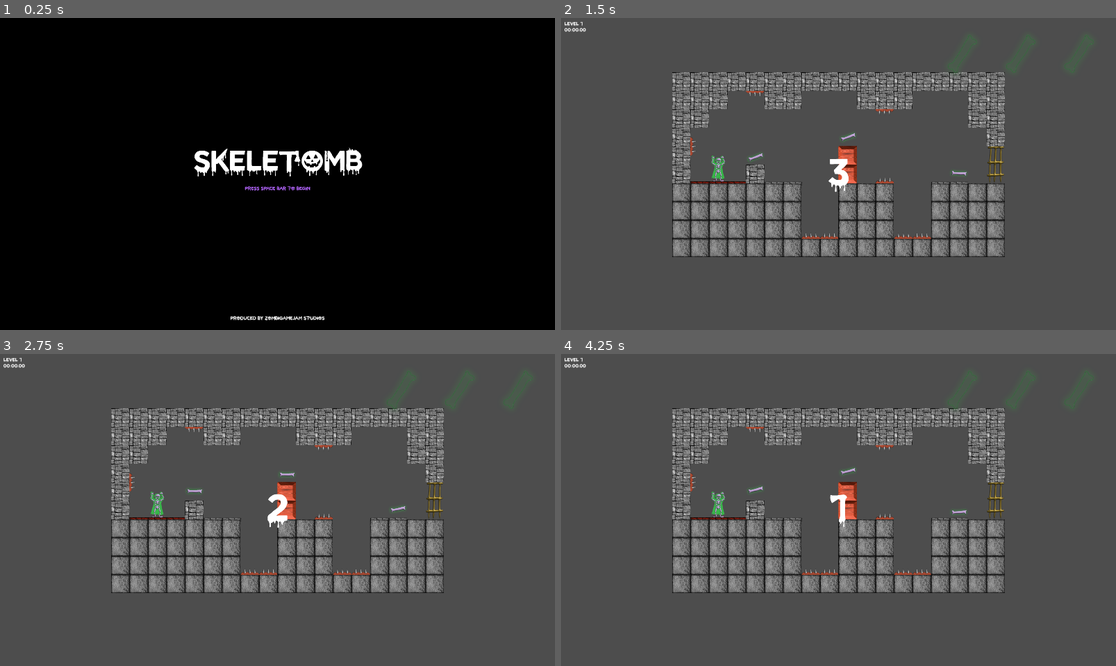
Above: before the commit, frames 1-4 (two rows, left to right).
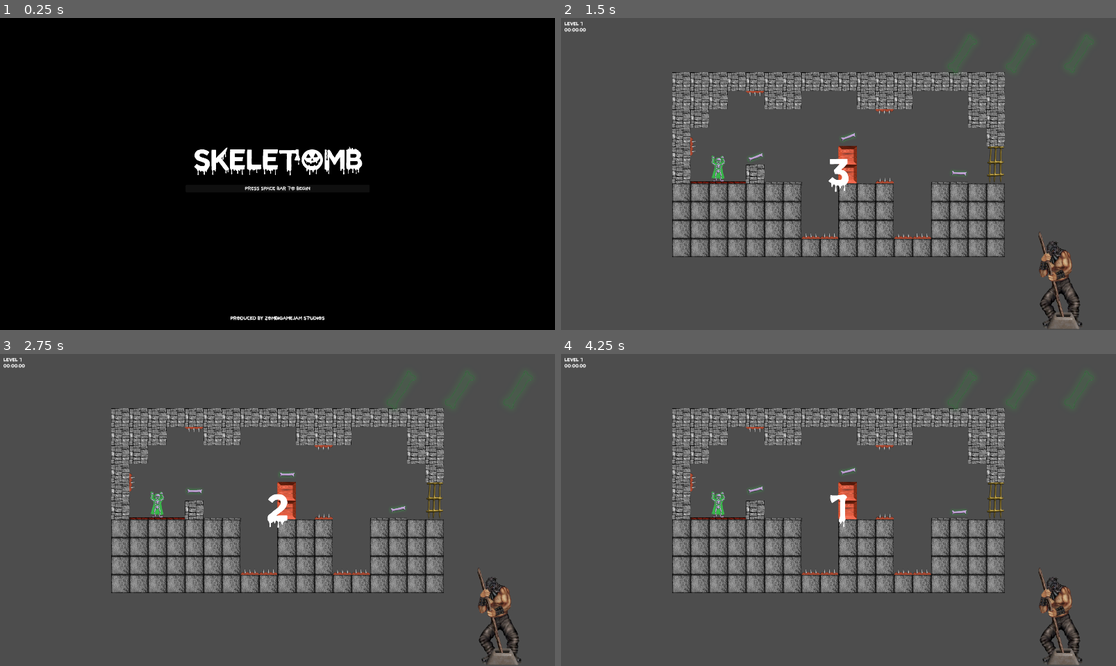
Above: after the commit, the same moments.

Repository: Drew-Wagner/Spectros
Game: Godot game, scene res://scenes/main_menu.tscn
Same seed, same stepped clock (60 frames per second), same inputs: the game is played once before the commit and once after it. Sound files missing from this copy of the repository are replaced by a short silence.
Inputs:
- Up to frame 1 (0.25 s): no input
- Up to frame 2 (1.5 s): click "PRESS SPACE BAR TO BEGIN" at 0.5 s; hold Space (toggle) from 1.28 s (still down)
- Up to frame 3 (2.75 s): tap Enter at 2 s; release Space (toggle) at 2.03 s; tap Space (toggle) at 2.1 s
- Up to frame 4 (4.25 s): hold Space (toggle) 2.78-3.53 s; tap Space (toggle) at 3.6 s

The runs differ from the first frame. In frame 1, 0.7% of the frame differs, in the area x 34-66%, y 41-56%; in frame 2, 1.1%, in the area x 85-94%, y 68-100%; in frame 3, 1.1%; in frame 4, 1.1%.

Commit message:
switch guy

Diff:
--- a/halloween.tres
+++ b/halloween.tres
@@ -1,11 +1,3 @@
-[gd_resource type="Theme" load_steps=2 format=3 uid="uid://c8yr1ofry6eot"]
-
-[sub_resource type="StyleBoxEmpty" id="StyleBoxEmpty_4jvyo"]
+[gd_resource type="Theme" format=3 uid="uid://c8yr1ofry6eot"]
 
 [resource]
-Button/colors/font_color = Color(0.694118, 0.392157, 0.980392, 1)
-Button/styles/disabled = SubResource("StyleBoxEmpty_4jvyo")
-Button/styles/focus = SubResource("StyleBoxEmpty_4jvyo")
-Button/styles/hover = SubResource("StyleBoxEmpty_4jvyo")
-Button/styles/normal = SubResource("StyleBoxEmpty_4jvyo")
-Button/styles/pressed = SubResource("StyleBoxEmpty_4jvyo")
--- a/scenes/game.tscn
+++ b/scenes/game.tscn
@@ -9,8 +9,49 @@
 [ext_resource type="AudioStream" uid="uid://ota274s1y71i" path="res://sounds/LEVIER_GJ_STATE_Lose.wav" id="6_006ic"]
 [ext_resource type="PackedScene" uid="uid://cxxbjbc1q5rmg" path="res://gui/bone_collection.tscn" id="9_0rnu1"]
 [ext_resource type="AudioStream" uid="uid://caigx6k3md34c" path="res://sounds/LEVIER_GJ_AMB_LP.wav" id="9_jiikb"]
-[ext_resource type="PackedScene" uid="uid://chv82bw6fflfk" path="res://gui/bone_icon.tscn" id="10_edinx"]
+[ext_resource type="PackedScene" path="res://gui/bone_icon.tscn" id="10_edinx"]
+[ext_resource type="Texture2D" uid="uid://coc4n04vmmje8" path="res://textures/switch_E02.png" id="10_mamxs"]
+[ext_resource type="Texture2D" uid="uid://dqg33apvr1jvo" path="res://textures/switch_E01.png" id="10_ocyo5"]
 [ext_resource type="Script" path="res://scripts/scene_navigation.gd" id="10_ojnpv"]
+[ext_resource type="Texture2D" uid="uid://b8lrhek1y2knw" path="res://textures/switch_E03.png" id="12_t227g"]
+[ext_resource type="Script" path="res://scripts/toggleable.gd" id="13_qf1cm"]
+
+[sub_resource type="Animation" id="Animation_vn3ui"]
+resource_name = "switch"
+length = 0.20001
+tracks/0/type = "value"
+tracks/0/imported = false
+tracks/0/enabled = true
+tracks/0/path = NodePath(".:texture")
+tracks/0/interp = 1
+tracks/0/loop_wrap = true
+tracks/0/keys = {
+"times": PackedFloat32Array(0, 0.1, 0.2),
+"transitions": PackedFloat32Array(1, 1, 1),
+"update": 1,
+"values": [ExtResource("10_ocyo5"), ExtResource("10_mamxs"), ExtResource("12_t227g")]
+}
+
+[sub_resource type="Animation" id="Animation_a07gw"]
+length = 0.001
+tracks/0/type = "value"
+tracks/0/imported = false
+tracks/0/enabled = true
+tracks/0/path = NodePath(".:texture")
+tracks/0/interp = 1
+tracks/0/loop_wrap = true
+tracks/0/keys = {
+"times": PackedFloat32Array(0),
+"transitions": PackedFloat32Array(1),
+"update": 1,
+"values": [ExtResource("10_ocyo5")]
+}
+
+[sub_resource type="AnimationLibrary" id="AnimationLibrary_r5uvx"]
+_data = {
+"RESET": SubResource("Animation_a07gw"),
+"switch": SubResource("Animation_vn3ui")
+}
 
 [sub_resource type="Animation" id="Animation_pmnll"]
 length = 0.001
@@ -95,20 +136,6 @@
 layout_mode = 2
 text = "00:00.00"
 
-[node name="ColorRect" type="ColorRect" parent="CanvasLayer"]
-anchors_preset = 15
-anchor_right = 1.0
-anchor_bottom = 1.0
-grow_horizontal = 2
-grow_vertical = 2
-color = Color(0, 0, 0, 1)
-
-[node name="SceneTransitionAnimPlayer" type="AnimationPlayer" parent="CanvasLayer/ColorRect"]
-unique_name_in_owner = true
-libraries = {
-"": SubResource("AnimationLibrary_8x8ek")
-}
-
 [node name="SplashCenter" type="CenterContainer" parent="CanvasLayer"]
 anchors_preset = 15
 anchor_right = 1.0
@@ -139,6 +166,57 @@
 grow_horizontal = 0
 bone_icon_scene = ExtResource("10_edinx")
 
+[node name="GridContainer" type="GridContainer" parent="CanvasLayer"]
+anchors_preset = 15
+anchor_right = 1.0
+anchor_bottom = 1.0
+grow_horizontal = 2
+grow_vertical = 2
+
+[node name="Spacer" type="Control" parent="CanvasLayer/GridContainer"]
+layout_mode = 2
+size_flags_horizontal = 3
+size_flags_vertical = 3
+
+[node name="Spacer2" type="Control" parent="CanvasLayer/GridContainer"]
+layout_mode = 2
+size_flags_horizontal = 3
+size_flags_vertical = 3
+
+[node name="HBoxContainer" type="HBoxContainer" parent="CanvasLayer/GridContainer"]
+layout_mode = 2
+size_flags_horizontal = 3
+size_flags_vertical = 3
+alignment = 2
+
+[node name="TextureRect" type="TextureRect" parent="CanvasLayer/GridContainer/HBoxContainer"]
+layout_mode = 2
+texture = ExtResource("10_ocyo5")
+expand_mode = 3
+stretch_mode = 5
+
+[node name="AnimationPlayer" type="AnimationPlayer" parent="CanvasLayer/GridContainer/HBoxContainer/TextureRect"]
+libraries = {
+"": SubResource("AnimationLibrary_r5uvx")
+}
+
+[node name="Toggleable" type="Node2D" parent="CanvasLayer/GridContainer/HBoxContainer/TextureRect"]
+script = ExtResource("13_qf1cm")
+
+[node name="ColorRect" type="ColorRect" parent="CanvasLayer"]
+anchors_preset = 15
+anchor_right = 1.0
+anchor_bottom = 1.0
+grow_horizontal = 2
+grow_vertical = 2
+color = Color(0, 0, 0, 1)
+
+[node name="SceneTransitionAnimPlayer" type="AnimationPlayer" parent="CanvasLayer/ColorRect"]
+unique_name_in_owner = true
+libraries = {
+"": SubResource("AnimationLibrary_8x8ek")
+}
+
 [node name="AudioEffects" type="AudioStreamPlayer" parent="."]
 
 [node name="AudioAmbiance" type="AudioStreamPlayer" parent="."]
@@ -149,3 +227,6 @@
 script = ExtResource("10_ojnpv")
 
 [connection signal="game_end" from="." to="SceneNavigation" method="go_to" binds= ["res://scenes/end_of_game_menu.tscn"]]
+[connection signal="level_start" from="." to="CanvasLayer/GridContainer/HBoxContainer/TextureRect/AnimationPlayer" method="play" binds= ["RESET"]]
+[connection signal="switched_off" from="CanvasLayer/GridContainer/HBoxContainer/TextureRect/Toggleable" to="CanvasLayer/GridContainer/HBoxContainer/TextureRect/AnimationPlayer" method="play_backwards" binds= ["switch"]]
+[connection signal="switched_on" from="CanvasLayer/GridContainer/HBoxContainer/TextureRect/Toggleable" to="CanvasLayer/GridContainer/HBoxContainer/TextureRect/AnimationPlayer" method="play" binds= ["switch"]]
--- a/scripts/game_manager.gd
+++ b/scripts/game_manager.gd
@@ -9,6 +9,7 @@
 
 signal _toggle_released()
 signal game_end()
+signal level_start()
 
 @export var toggle_sounds: Array[AudioStream]
 @export var win_sound: AudioStream
@@ -46,6 +47,7 @@
 
 
 func start_level():
+	level_start.emit()
 	pause()
 	if level:
 		level.queue_free()
Not shown: 1 places in scenes/game.tscn that only renumber resources
Binary file added: textures/switch_E01.png
Not shown, added: textures/switch_E01.png.import
Binary file added: textures/switch_E02.png
Not shown, added: textures/switch_E02.png.import
Binary file added: textures/switch_E03.png
Not shown, added: textures/switch_E03.png.import
